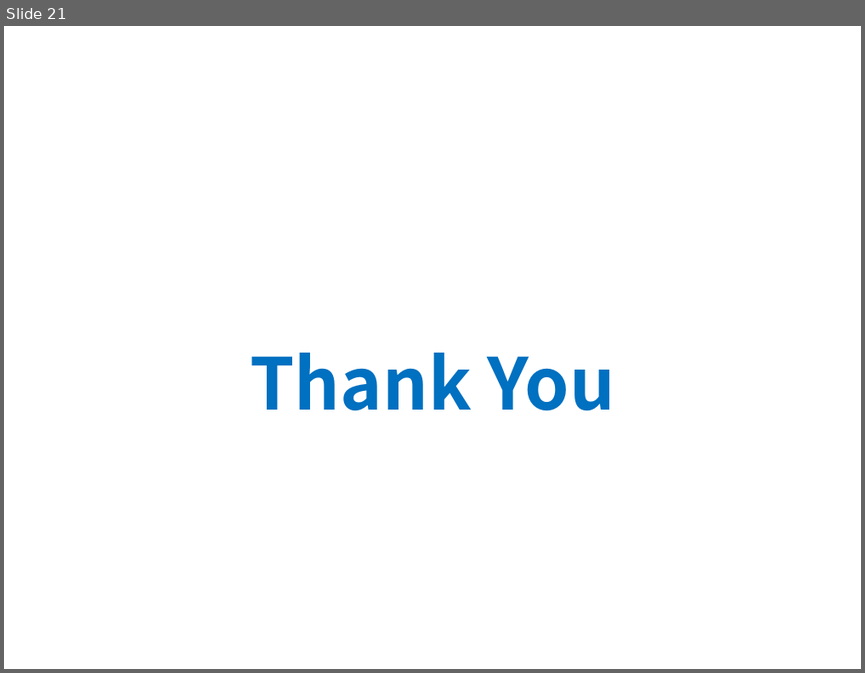
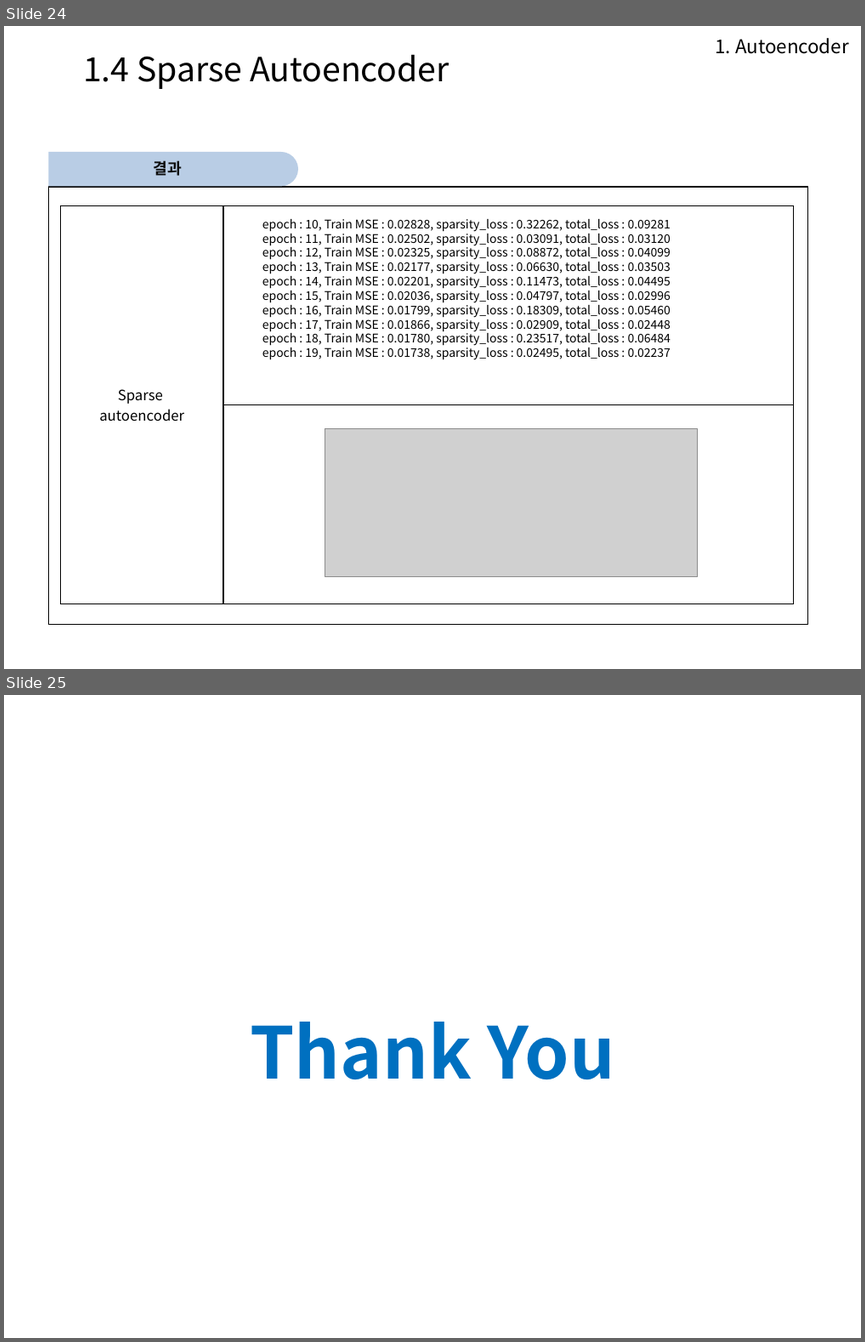
Before and after one commit to Heechul90/Autoencoder, a slide deck: autoencoder.pptx. Shown one above the other, each under a label of ours: slide 21 before the commit, slides 24 and 25 after it. The pictures are 865x673 and 865x1342 pixels, drawn with LibreOffice and Linux fonts; fonts in the diff are those of the drawing; grey boxes stand for pictures; background and template pictures are left out. Boxes give left, top, right and bottom in pixels: in the first picture for what was removed or moved away, otherwise in the second. Text is boxed around its words. In the diff, an @@ line names an element or a change of style, - is before the commit and + after.

Commit message:
autoencoder

```diff
--- a/autoencoder.pptx
+++ b/autoencoder.pptx
@@ slide 24 added at [4,26,861,669], background picture (left out) @@
@@ text added at [715,38,849,54], 16 pt, text #000000 @@
+1. Autoencoder
@@ text added at [83,54,449,89], 28 pt, text #000000 @@
+1.4 Sparse Autoencoder
@@ round same rect added at [49,152,298,186], fill #B9CDE5 @@
@@ rectangle added at [50,153,285,184], fill #B9CDE5, 13 pt, text #0D0D0D, bold @@
+결과
@@ rectangle added at [48,188,808,624], outline #000000 1 pt @@
@@ table added at [61,206,793,604], 2 rows, 2 columns @@
+Sparse / autoencoder | 
+ | 
@@ text added at [262,219,670,360], 10 pt, text #000000 @@
+epoch : 10, Train MSE : 0.02828, sparsity_loss : 0.32262, total_loss : 0.09281
+epoch : 11, Train MSE : 0.02502, sparsity_loss : 0.03091, total_loss : 0.03120
+epoch : 12, Train MSE : 0.02325, sparsity_loss : 0.08872, total_loss : 0.04099
+epoch : 13, Train MSE : 0.02177, sparsity_loss : 0.06630, total_loss : 0.03503
+epoch : 14, Train MSE : 0.02201, sparsity_loss : 0.11473, total_loss : 0.04495
+epoch : 15, Train MSE : 0.02036, sparsity_loss : 0.04797, total_loss : 0.02996
+epoch : 16, Train MSE : 0.01799, sparsity_loss : 0.18309, total_loss : 0.05460
+epoch : 17, Train MSE : 0.01866, sparsity_loss : 0.02909, total_loss : 0.02448
+epoch : 18, Train MSE : 0.01780, sparsity_loss : 0.23517, total_loss : 0.06484
+epoch : 19, Train MSE : 0.01738, sparsity_loss : 0.02495, total_loss : 0.02237
@@ picture added at [325,428,697,576] @@
@@ what was slide 21 is now slide 25 @@
```
Also in this commit, not shown: 18 slides changed, 3 other slides added, 3 other files.
